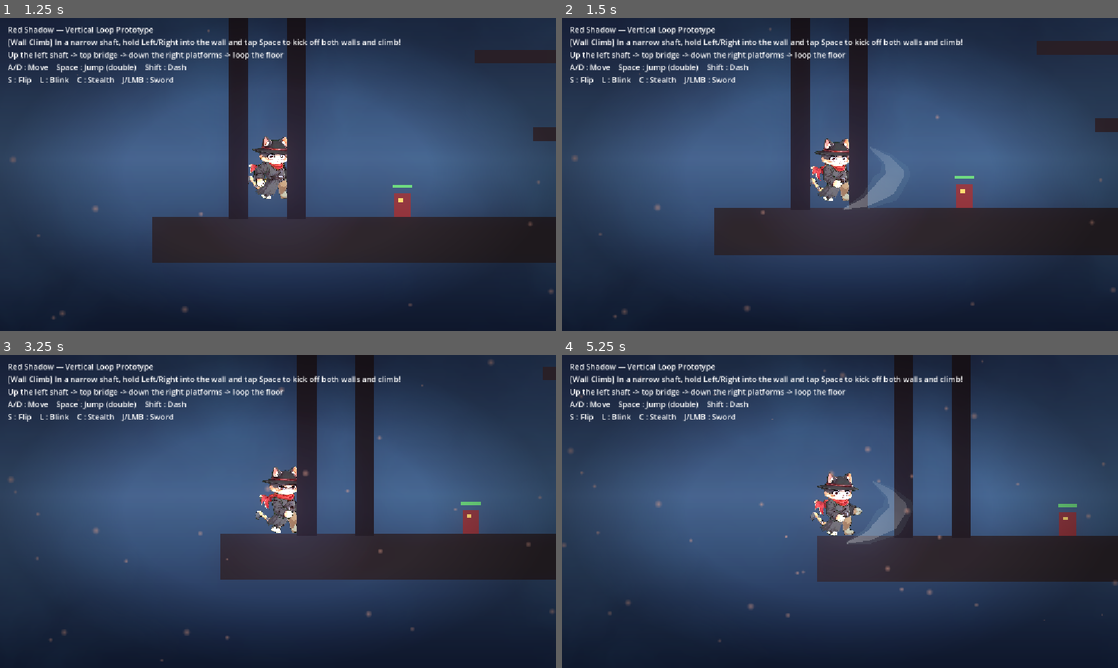
Above: before the commit, frames 1-4 (two rows, left to right).
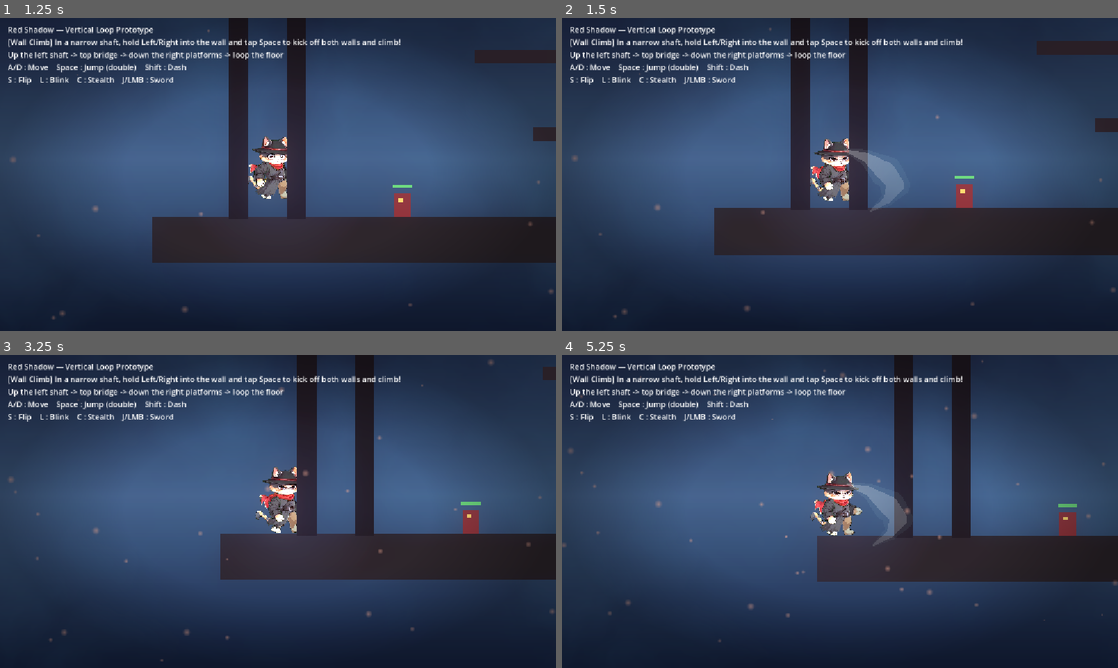
Above: after the commit, the same moments.

Repository: perjoom-sketch/red-shadow
Game: Godot game, scene res://scenes/Main.tscn
The game is run twice, just before and just after one commit, with the same random seed, the same clock (stepped at 60 frames per second) and the same inputs.
Inputs:
- Up to frame 1 (1.25 s): hold Right (move_right) from 0.53 s (still down); tap J (attack) at 0.6 s; tap Space (jump) at 0.77 s
- Up to frame 2 (1.5 s): keep holding Right (move_right); tap J (attack) at 1.35 s
- Up to frame 3 (3.25 s): tap Space (jump) at 1.52, 3.02 s; release Right (move_right) at 2.03 s; hold Left (move_left) 2.03-2.78 s; tap L (blink) at 2.1 s; tap J (attack) at 2.3, 3.05 s; hold Right (move_right) from 2.78 s (still down); tap Shift (dash) at 2.85 s
- Up to frame 4 (5.25 s): tap Down (flip) at 3.6 s; tap Space (jump) at 3.77, 4.52 s; tap J (attack) at 3.8, 4.55, 5.1 s; release Right (move_right) at 4.28 s; hold Left (move_left) 4.28-5.03 s; tap C (stealth) at 4.35 s; hold Right (move_right) from 5.03 s (still down)

Frame 1 is identical in both runs. In frame 2, 0.9% of the frame differs, in the area x 45-62%, y 38-62%; in frame 3, 0.2%; in frame 4, 0.9%, in the area x 45-62%, y 37-62%.

Commit message:
feat: double-tap triggers auto 5-hit combo; single taps stay basic slash
🤖 Generated with [Claude Code](https://claude.com/claude-code)

Co-Authored-By: Claude Opus 4.5 <noreply@anthropic.com>

Diff:
--- a/scripts/Player.gd
+++ b/scripts/Player.gd
@@ -92,7 +92,7 @@
 var combo_step := 0              # 0..4 sword combo index.
 var _spin_t := 0.0               # 회전베기 진행 타이머(>0이면 몸이 회전 중)
 var _spin_dir := 1               # 회전 방향(facing 기준)
-var _attack_buffered := false    # 스윙 중 누른 공격 (콤보 끊김 방지용 버퍼)
+var _auto_combo := false         # true면 연타로 발동된 5타 자동 콤보가 진행 중
 var _combat_timer := 0.0
 var _was_drawn := false       # 직전 프레임에 발도(전투) 상태였는지
 var _sheathe_timer := 0.0     # >0 이면 납도 애니 재생 중
@@ -317,17 +317,24 @@
 func _handle_combat():
 	if flipping:
 		return
+	# 자동 콤보 진행 중: 입력과 무관하게 스윙이 끝날 때마다 다음 타 (2→3→4→5), 끝나면 기본으로.
+	if _auto_combo:
+		if not attacking:
+			combo_step += 1
+			if combo_step >= 5:
+				_auto_combo = false
+				combo_step = 0
+			else:
+				start_attack()
+		return
 	if attacking:
-		# 스윙 중 누른 공격은 버퍼에 저장 (콤보 끊김 방지)
+		# 첫 타(내려베기) 스윙 중에 다시 누름 = 연타 → 자동 5타 콤보 발동
 		if Input.is_action_just_pressed("attack"):
-			_attack_buffered = true
-		return
-	# 스윙이 끝났고 버퍼가 차 있으면 무조건 다음 타 발동 (콤보 단계는 start_attack 이 판단)
-	if _attack_buffered:
-		_attack_buffered = false
-		start_attack()
-		return
+			_auto_combo = true
+		return
+	# 단발: 누를 때마다 항상 기본 베기(내려베기) 1타
 	if Input.is_action_just_pressed("attack"):
+		combo_step = 0
 		start_attack()
 
 
@@ -372,8 +379,7 @@
 func start_attack():
 	attacking = true
 	current_action = "attack"
-	# 5타 콤보: 내려 → 올려 → 회전 → 회전 → 찌르기(피니시)
-	combo_step = (combo_step + 1) % 5 if _combo_timer > 0.0 else 0
+	# combo_step 은 호출자(_handle_combat)가 결정한다: 단발=0(내려베기), 자동 콤보=1~4.
 	# 5타 마무리(찌르기)는 살짝 길게 머문다 (묵직한 피니시).
 	_attack_timer = attack_duration + 0.04 if combo_step == 4 else attack_duration
 	# 3·4타는 회전베기: 몸을 한 바퀴 돌린다 (flip 과 같은 visual.rotation 방식).
